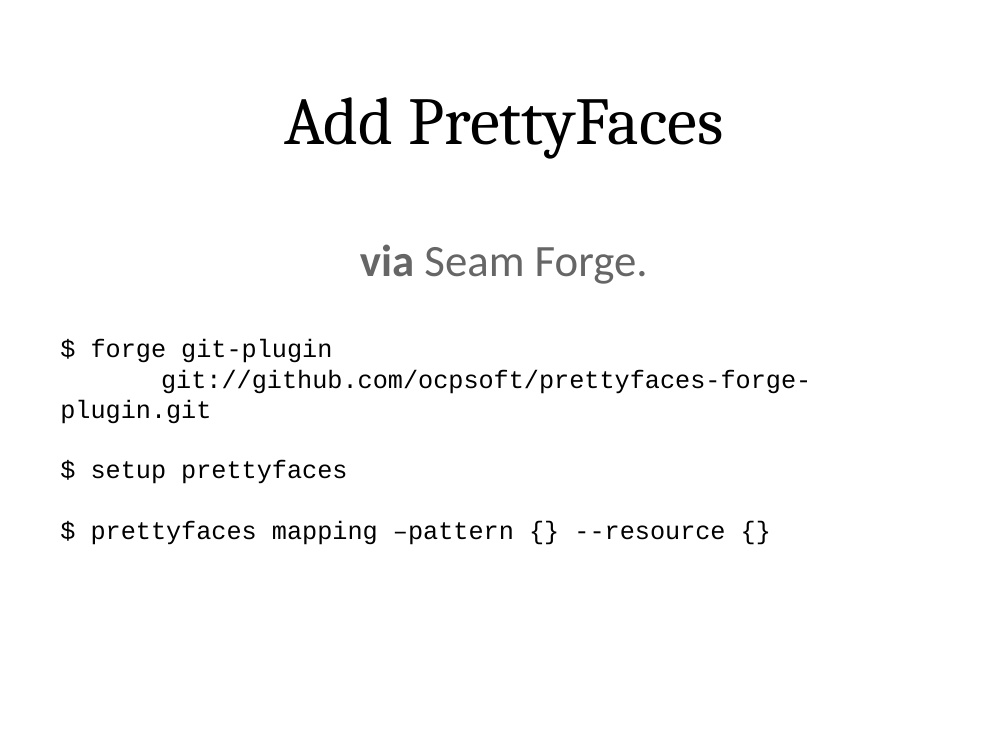
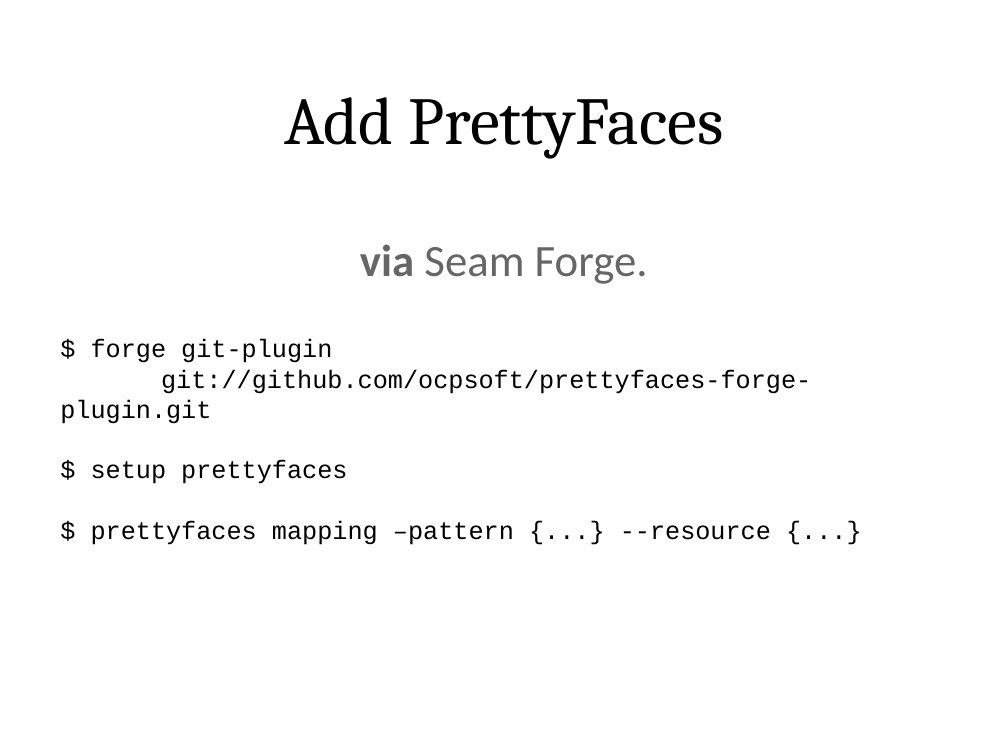
Before and after one commit to lincolnthree/talks, a slide deck: slide 78 of 2011_Beautiful_Java_EE_JAXConf.odp. Drawn at 1008x756 pixels with LibreOffice and Linux fonts; fonts in the diff are those of the drawing. Boxes give left, top, right and bottom in pixels: in the first picture for what was removed or moved away, otherwise in the second. Text is boxed around its words. In the diff, an @@ line names an element or a change of style, - is before the commit and + after.

```diff
--- a/2011_Beautiful_Java_EE_JAXConf.odp
+++ b/2011_Beautiful_Java_EE_JAXConf.odp
@@ text at (91,520,771,545): text changed @@
-$ prettyfaces mapping –pattern {} --resource {}
+$ prettyfaces mapping –pattern {...} --resource {...}
```
Also in this commit, not shown: 13 other slides changed, 1 other file.
